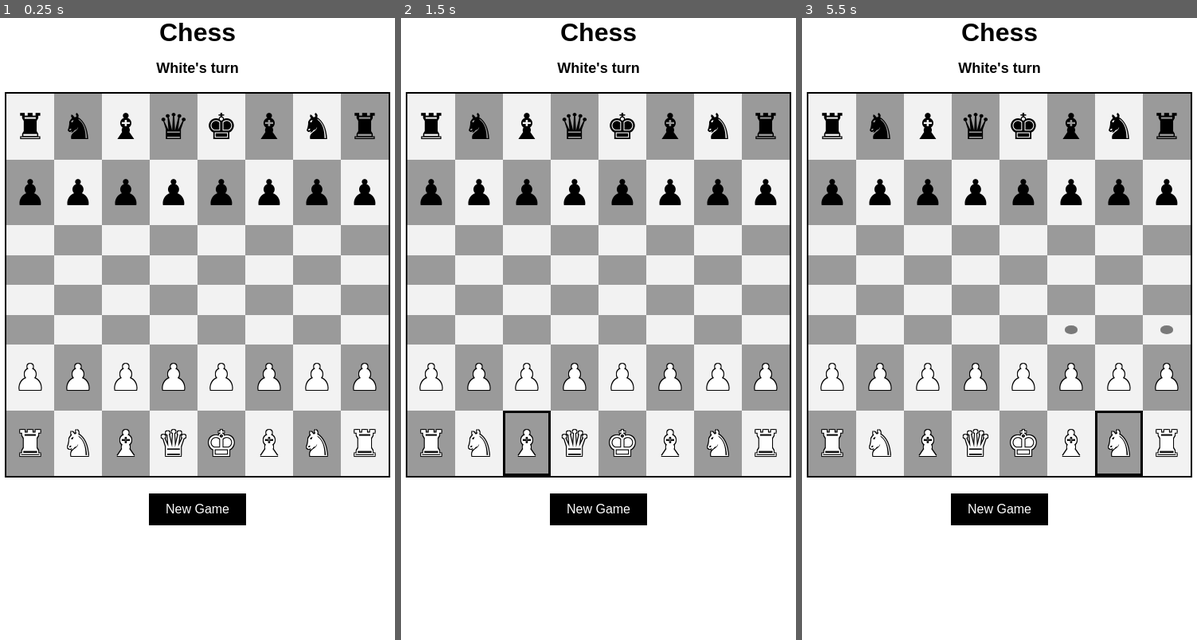
Above: before the commit, frames 1-3 (left to right).
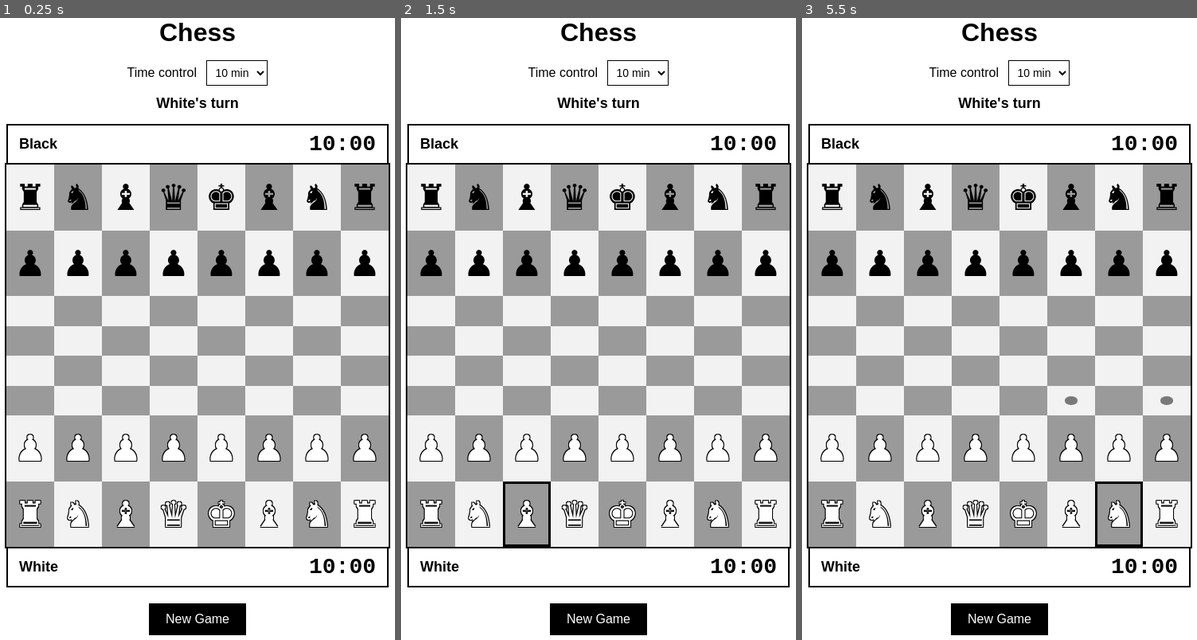
Above: after the commit, the same moments.

Repository: KayeNieves/Chess
Game: browser game, page src/index.html
Same seed, same stepped clock (60 frames per second), same inputs: the game is played once before the commit and once after it.
Inputs (mouse positions are in pixels of both pictures, inside the frame that each line leads up to; where the layout moved, square brackets give the same spot in the first picture):
- Up to frame 1 (0.25 s): no input
- Up to frame 2 (1.5 s): click "New Game" at 0.27 s; click (527, 515) [527, 440] at 1.27 s
- Up to frame 3 (5.5 s): click (833, 260) [833, 192] at 1.87 s; click (881, 341) [881, 273] at 2.47 s; click (833, 198) [833, 129] at 3.07 s; click (1165, 372) [1165, 297] at 3.67 s; click (1070, 198) [1070, 129] at 4.27 s; click (833, 372) [833, 297] at 4.87 s; click (1118, 515) [1118, 440] at 5.47 s

The runs differ from the first frame. In frame 1, 47% of the frame differs, in the area x 1-99%, y 6-100%; in frame 2, 48%; in frame 3, 48%.

Commit message:
Enhance UI/UX design elements Improve the overall user interface and user experience by updating design elements and enhancing usability features.

Diff:
--- a/src/index.html
+++ b/src/index.html
@@ -10,9 +10,31 @@
   <main class="container">
     <h1>Chess</h1>
 
+    <div class="controls">
+      <label for="time-control">Time control</label>
+      <select id="time-control">
+        <option value="60,0">1 min</option>
+        <option value="180,0">3 min</option>
+        <option value="180,2">3 | 2</option>
+        <option value="300,0">5 min</option>
+        <option value="600,0" selected>10 min</option>
+        <option value="900,10">15 | 10</option>
+      </select>
+    </div>
+
     <p id="status" class="status"></p>
 
+    <div id="black-bar" class="player-bar top">
+      <span class="player-name">Black</span>
+      <span id="black-clock" class="clock">10:00</span>
+    </div>
+
     <div id="board" class="board"></div>
+
+    <div id="white-bar" class="player-bar bottom">
+      <span class="player-name">White</span>
+      <span id="white-clock" class="clock">10:00</span>
+    </div>
 
     <button id="new-game-btn">New Game</button>
   </main>
--- a/src/style.css
+++ b/src/style.css
@@ -17,11 +17,69 @@
   margin-bottom: 16px;
 }
 
+.controls {
+  margin-bottom: 12px;
+}
+
+.controls label {
+  margin-right: 8px;
+}
+
+select {
+  padding: 6px;
+  border: 1px solid #000000;
+  background-color: #ffffff;
+  color: #000000;
+  font-size: 14px;
+}
+
 .status {
   min-height: 24px;
-  margin: 0 0 16px;
+  margin: 0 0 12px;
   font-size: 18px;
   font-weight: bold;
+}
+
+.player-bar {
+  display: flex;
+  align-items: center;
+  justify-content: space-between;
+  box-sizing: border-box;
+  width: var(--board-size);
+  margin: 0 auto;
+  padding: 8px 14px;
+  border: 2px solid #000000;
+  background-color: #ffffff;
+  color: #000000;
+}
+
+.player-bar.top {
+  border-bottom: none;
+}
+
+.player-bar.bottom {
+  border-top: none;
+}
+
+.player-bar.active {
+  background-color: #000000;
+  color: #ffffff;
+}
+
+.player-name {
+  font-size: 18px;
+  font-weight: bold;
+}
+
+.clock {
+  font-size: 28px;
+  font-weight: bold;
+  font-family: "Courier New", monospace;
+  font-variant-numeric: tabular-nums;
+}
+
+.clock.low {
+  text-decoration: underline;
 }
 
 .board {
@@ -29,7 +87,7 @@
   grid-template-columns: repeat(8, 1fr);
   width: var(--board-size);
   height: var(--board-size);
-  margin: 0 auto 20px;
+  margin: 0 auto;
   border: 2px solid #000000;
 }
 
@@ -87,6 +145,7 @@
 }
 
 button {
+  margin-top: 20px;
   padding: 10px 20px;
   border: 1px solid #000000;
   background-color: #000000;
